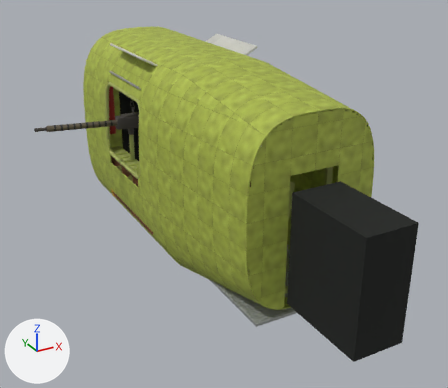
The glTF model kassel-mission-interactive-v4/b24-waist.glb: old version first, new version second.
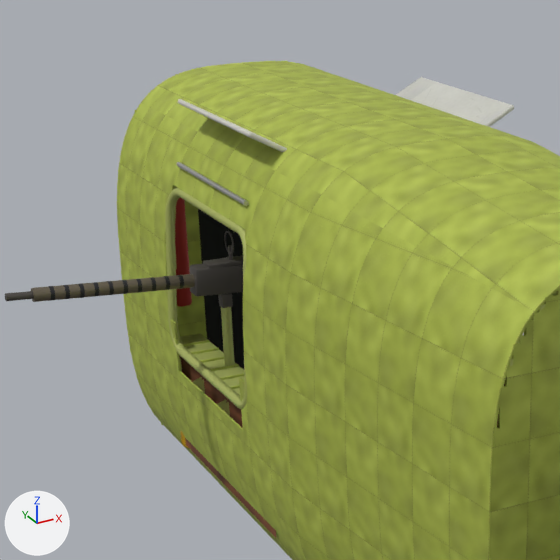
Each version is shown whole from a 50 mm camera at (-3.61, -16.07, 3.31) aimed at (0.06, -9.4, -0.03), then close up on the part from 7% to 62% of the width and 0% to 63% of the height. Every picture has the same lights, and +X, +Y and +Z are marked at lower left. The first two pictures are the older version. Where no turn or scale is listed for an object, it has been applied to the vertices. Vertices at exactly the same position are counted once.

The first close-up shows 'aluminium', 'barrel_jacket', 'bay_dark', 'extinguisher_red', 'hatch_grey', 'parkerized', 'plywood', 'zinc_chromate', 'zinc_frame' and 2 more.
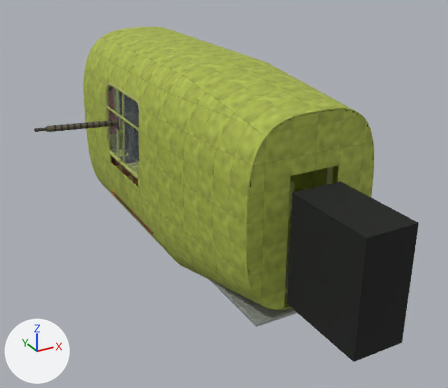
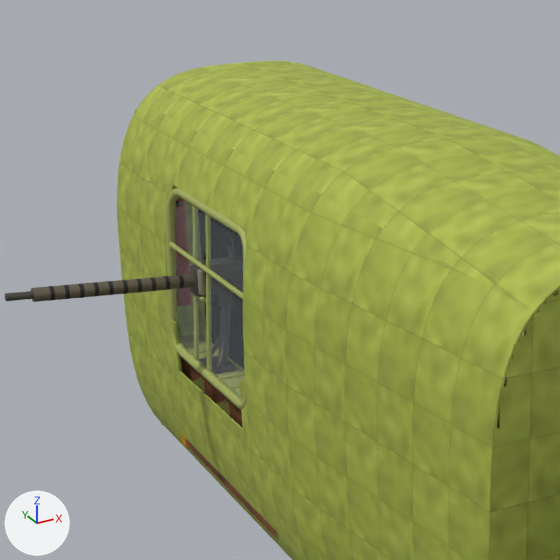
Commit message: Enclose the waist gun windows as fitted by September 1944

Where the newer file only moved an object's origin or applied its transform, the numbers keep the older frame.

What the commit changed:
Material 'canvas_boot' (mat_canvas_boot) is new.
Its base color is (0.26, 0.24, 0.17) (yellow #8b8673).
Its roughness is 0.9.
me_zinc_frame is used by ob_zinc_frame; location (0.0, -9.052, 0.401).
me_zinc_frame had 3924 vertices, 7544 faces and spanned x -0.97..0.97, y -2.35..2.35, z -1.38..1.38.
me_zinc_frame now has 3964 vertices, 7608 faces and spans x -0.97..0.97, y -2.35..2.35, z -1.38..1.38.
me_zinc_frame part 1: a new loose piece, an 8-sided cylinder along y spanning x -0.946..-0.914, y 0.752..0.952, z 0.273..0.305, in mat_zinc_frame (yellow #adb665).
me_zinc_frame part 2: 24 vertices moved from x -0.88..-0.73, y 0.59..0.88, z -1.02..0.2 to x -0.95..-0.86, y 0.73..1.32, z -0.15..0.81; 20 vertices removed from x -0.87..-0.73, y 0.59..0.88, z -1.02..0.2; 24 vertices added at x -0.94..-0.86, y 0.08..1.32, z -0.15..0.81.
Other edits to the shape of me_zinc_frame do not show in these pictures.
me_aluminium is used by ob_aluminium; location (0.0, -9.25, 0.406).
me_aluminium had 40 vertices, 68 faces and spanned x -0.88..0.88, y -1.45..1.45, z -1.01..1.01.
me_aluminium now has 8 vertices, 12 faces and spans x -0.45..0.45, y -1.45..-0.45, z -1.01..-1.0.
me_aluminium part 3: the loose piece of 16 vertices spanning x -0.88..-0.84, y 0.35..1.45, z 0.98..1.01 is deleted.
Other edits to the shape of me_aluminium do not show in these pictures.
me_plexiglas is used by ob_plexiglas; location (0.0, -8.35, 1.568); scale (0.543, 0.543, 0.543).
me_plexiglas had 8 vertices, 4 faces and spanned x -1.0..1.0, y -0.28..0.28, z -0.16..0.16.
me_plexiglas now has 24 vertices, 16 faces and spans x -1.0..1.0, y -0.67..0.67, z -0.52..0.52.
me_plexiglas part 4: 4 vertices removed from x -1.0..-0.76, y -0.28..0.28, z -0.16..0.16; 12 vertices added at x -1.0..-0.94, y -0.67..0.67, z -0.52..0.52.
Other edits to the shape of me_plexiglas do not show in these pictures.
Mesh me_canvas_boot is new.
It has 192 vertices, 376 faces and spans x -0.95..0.95, y -0.09..0.09, z -0.08..0.08.
It uses material mat_canvas_boot (yellow #8b8673).
Object 'hatch_grey' (ob_hatch_grey) is deleted.
Object 'plexiglas' (ob_plexiglas) moves from (0.0, -8.35, 1.568) to (0.0, -8.35, 0.73).
Object 'plexiglas' (ob_plexiglas) is rescaled from (0.543, 0.543, 0.543) to (0.932, 0.932, 0.932).
Object 'canvas_boot' (ob_canvas_boot) is new; it shows me_canvas_boot.
Its location is (0.0, -8.2, 0.79).

Where the change shows, as pixel boxes [x1, y1, x2, y2] in the close-ups (560 x 560 px; the box of a moved part takes in the faces that stretch with it):
'plexiglas', reshaped, moved, rescaled (not visible before): after [175, 197, 525, 396]
'hatch_grey', deleted: before [178, 77, 514, 152]
'canvas_boot', added: after [190, 264, 206, 296]
part 1 of me_zinc_frame, added: after [191, 292, 206, 303]
part 2 of me_zinc_frame, moved or reshaped: before [221, 307, 235, 366]; after [169, 205, 243, 371]
part 3 of me_aluminium, deleted: before [176, 162, 249, 206]
part 4 of me_plexiglas, built on: after [175, 197, 244, 396]
